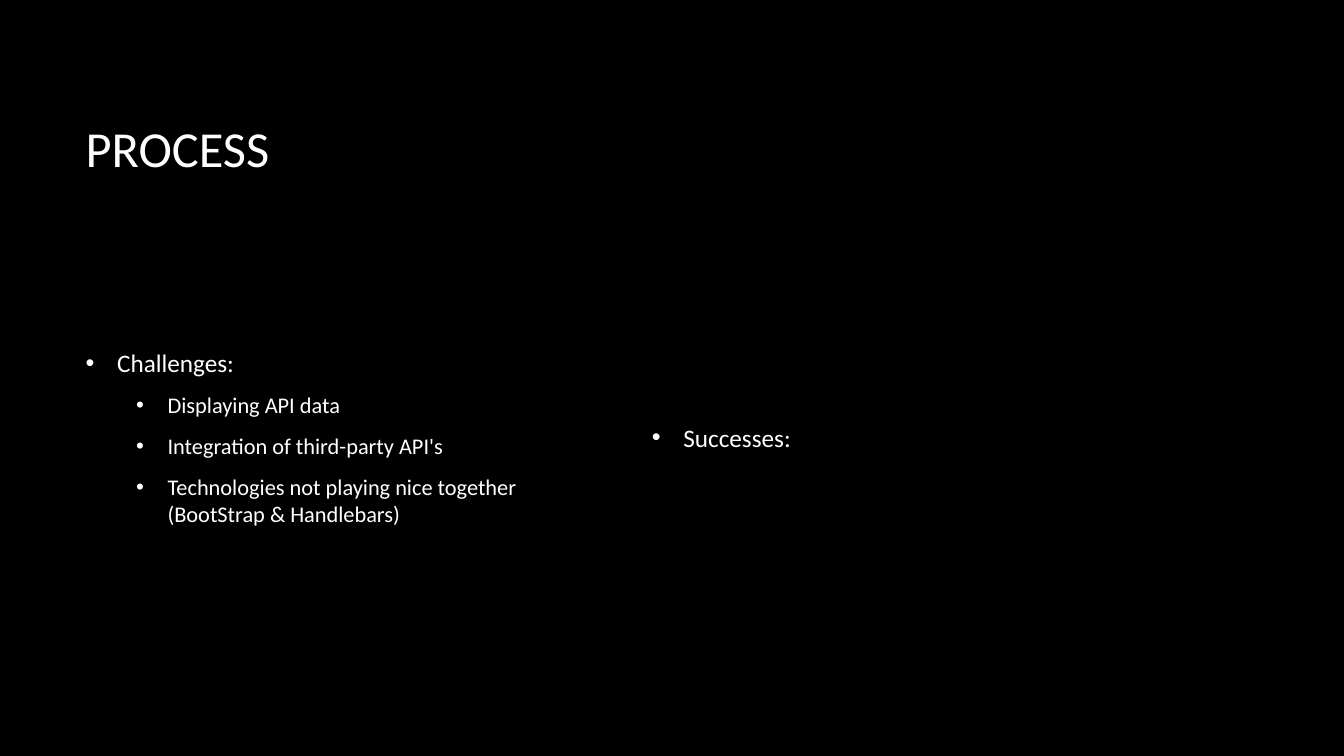
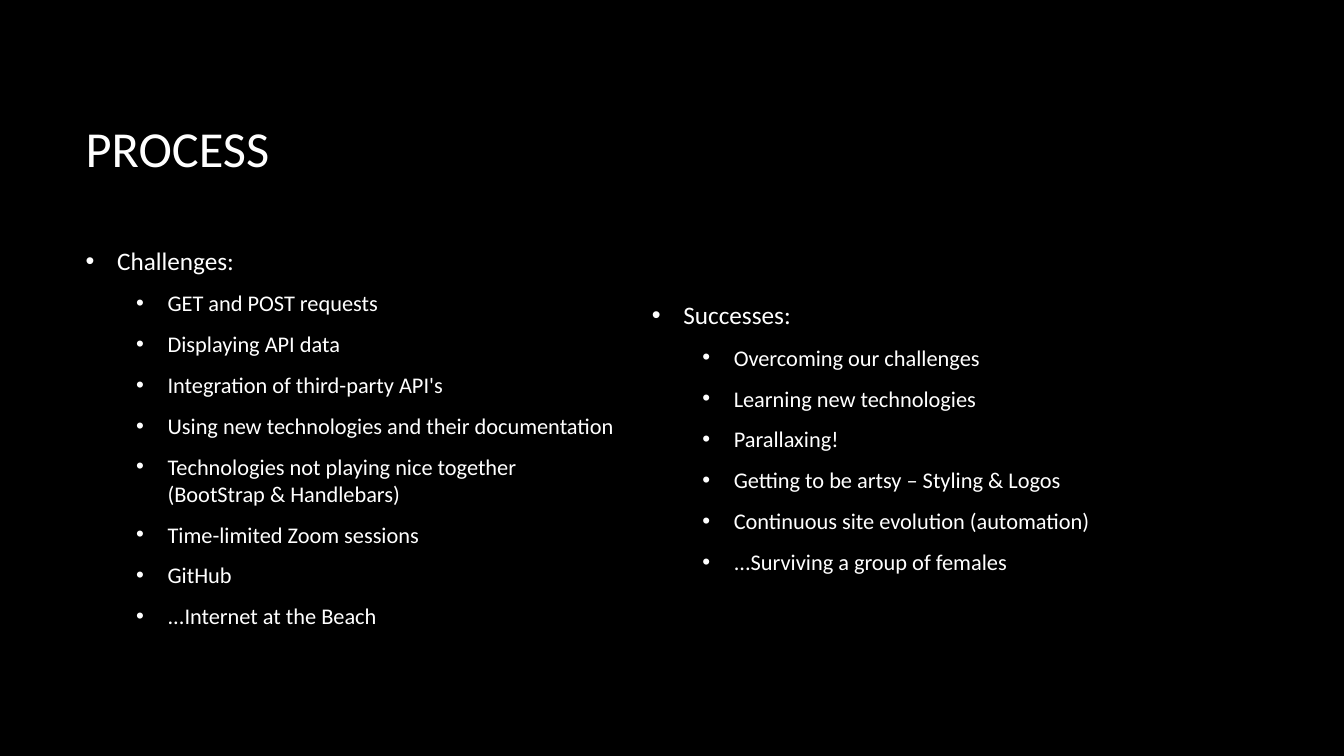
Before and after one commit to FenixTrax18/Project-2, a slide deck: slide 6 of Red Planet Voyagers.pptx. Drawn at 1344x756 pixels with LibreOffice and Linux fonts; fonts in the diff are those of the drawing; background and template pictures are left out. Boxes give left, top, right and bottom in pixels: in the first picture for what was removed or moved away, otherwise in the second. Text is boxed around its words. In the diff, an @@ line names an element or a change of style, - is before the commit and + after.

```diff
--- a/Red Planet Voyagers.pptx
+++ b/Red Planet Voyagers.pptx
@@ text at [168,295,378,315]: paragraph added @@
+  • GET and POST requests
@@ text at [734,350,1089,574]: paragraphs added @@
+  • Overcoming our challenges
+  • Learning new technologies
+  • Parallaxing!
+  • Getting to be artsy – Styling & Logos
+  • Continuous site evolution (automation)
+  • ...Surviving a group of females
@@ text at [168,418,614,438]: paragraph added @@
+  • Using new technologies and their documentation
@@ text at [168,527,419,624]: paragraphs added @@
+  • Time-limited Zoom sessions
+  • GitHub
+  • ...Internet at the Beach
```
Also in this commit, not shown: 5 other slides changed.
